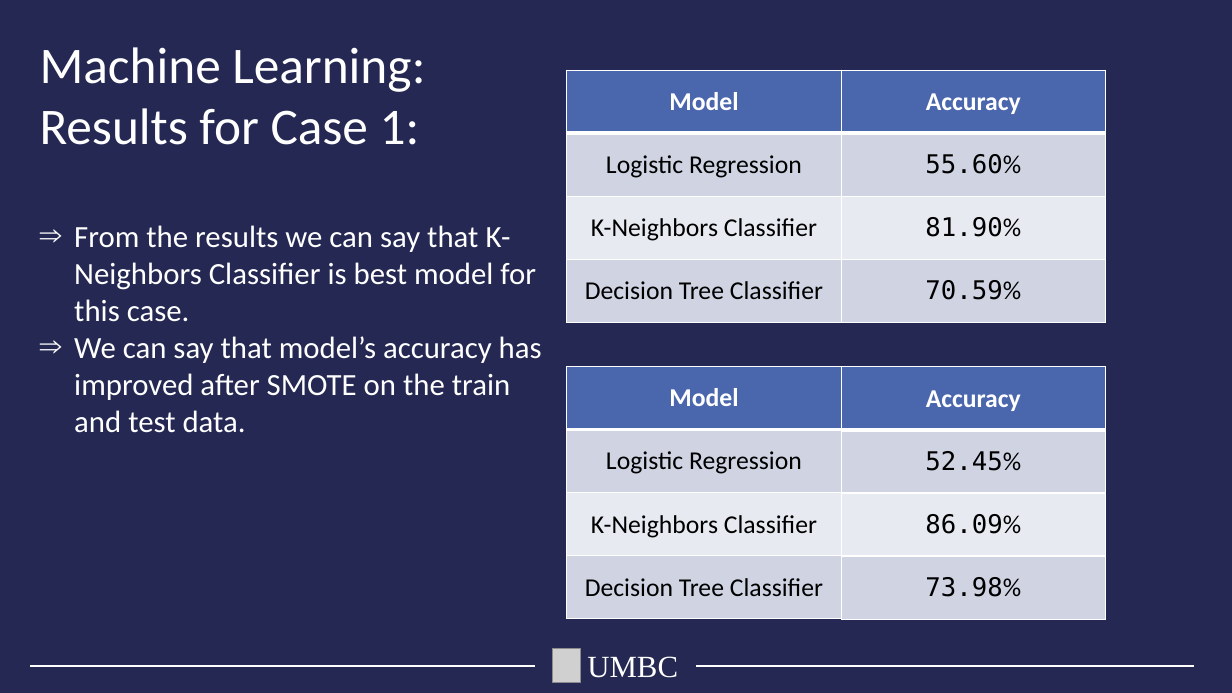
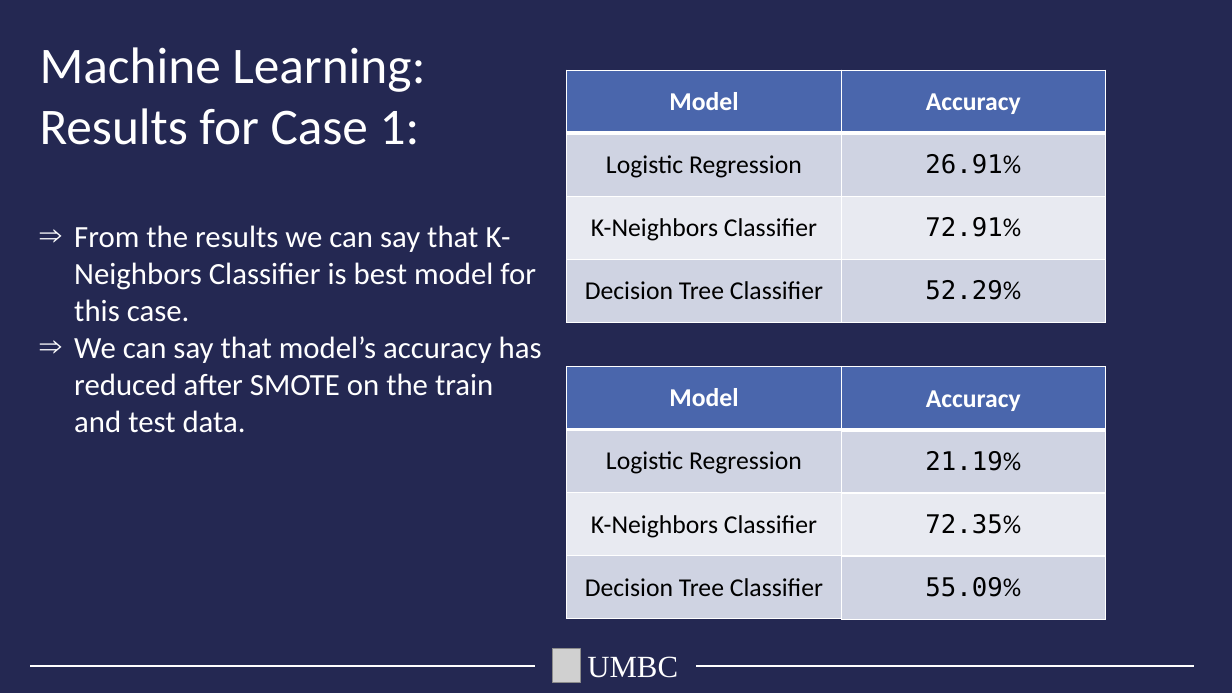
Before and after one commit to sushanth23k/Sushanth_Farmdata_analysis, a slide deck: slide 12 of docs/Final_presentation.pptx. Drawn at 1232x693 pixels with LibreOffice and Linux fonts; fonts in the diff are those of the drawing; grey boxes stand for pictures. Boxes give left, top, right and bottom in pixels: in the first picture for what was removed or moved away, otherwise in the second. Text is boxed around its words. In the diff, an @@ line names an element or a change of style, - is before the commit and + after.

```diff
--- a/docs/Final_presentation.pptx
+++ b/docs/Final_presentation.pptx
@@ table at box(842, 70, 1106, 323) @@
-row 2, column 1: 55.60%
+row 2, column 1: 26.91%
-row 3, column 1: 81.90%
+row 3, column 1: 72.91%
-row 4, column 1: 70.59%
+row 4, column 1: 52.29%
@@ text at box(74, 336, 542, 433): text changed @@
-⇒ We can say that model’s accuracy has improved after SMOTE on the train and test data.
+⇒ We can say that model’s accuracy has reduced after SMOTE on the train and test data.
@@ table at box(842, 367, 1106, 619) @@
-row 2, column 1: 52.45%
+row 2, column 1: 21.19%
-row 3, column 1: 86.09%
+row 3, column 1: 72.35%
-row 4, column 1: 73.98%
+row 4, column 1: 55.09%
```
Also in this commit, not shown: 2 other slides changed.
